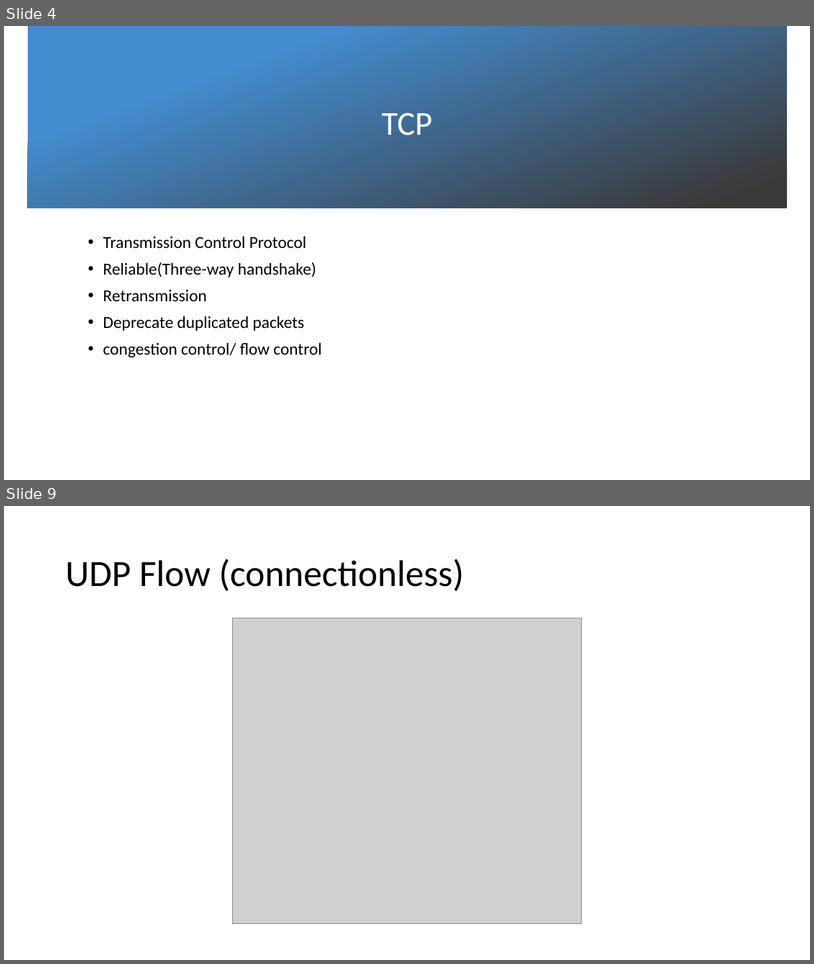
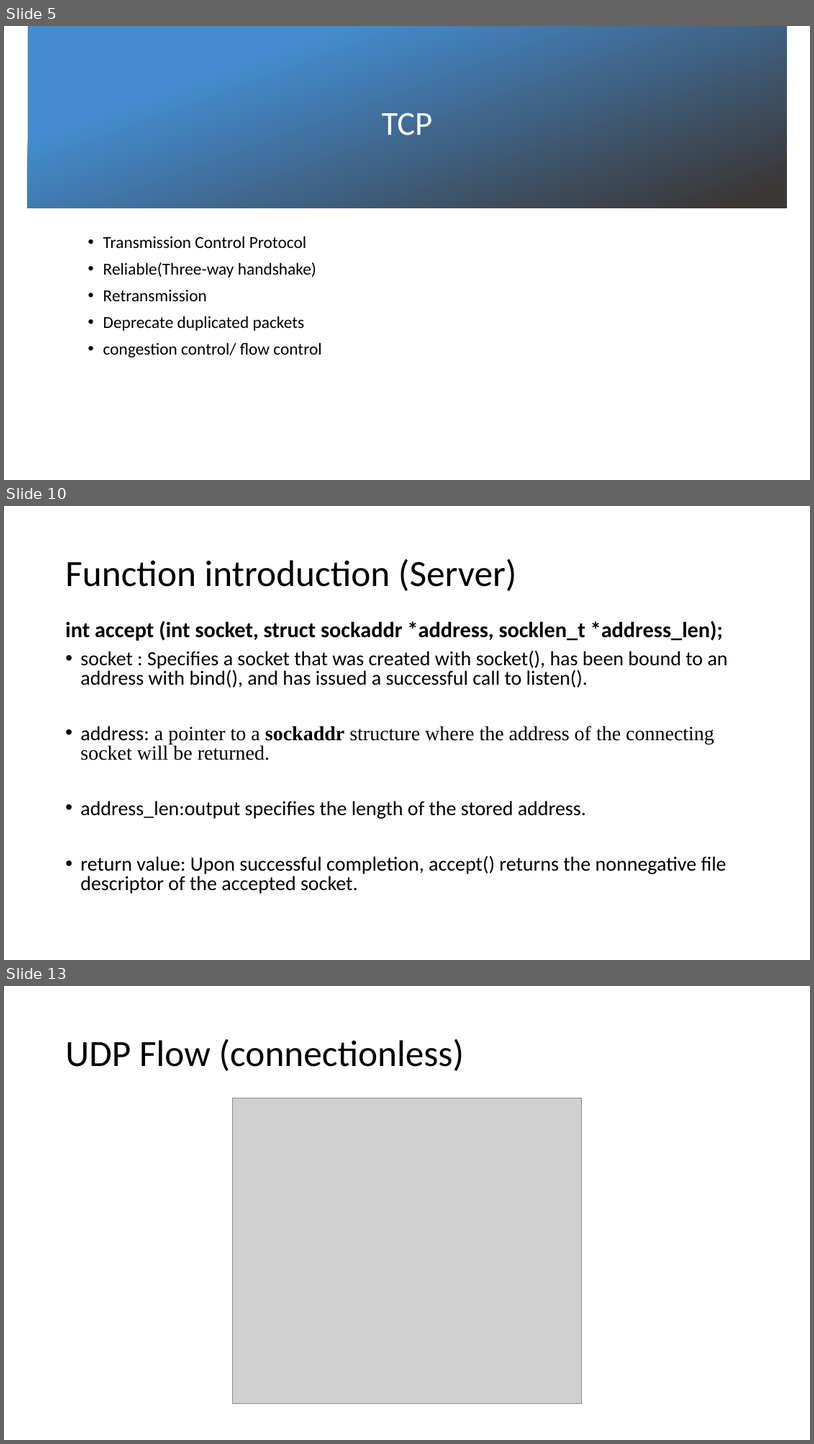
Before and after one commit to hfchen2132131/Network_lab, a slide deck: lab1/Lab 1 Introduction.pptx. Shown one above the other, each under a label of ours: slides 4 and 9 before the commit, slides 5, 10 and 13 after it; the slides between them are not shown. The pictures are 814x964 and 814x1444 pixels, drawn with LibreOffice and Linux fonts; fonts in the diff are those of the drawing; grey boxes stand for pictures; background and template pictures are left out. Boxes give left, top, right and bottom in pixels: in the first picture for what was removed or moved away, otherwise in the second. Text is boxed around its words. In the diff, an @@ line names an element or a change of style, - is before the commit and + after.

```diff
--- a/lab1/Lab 1 Introduction.pptx
+++ b/lab1/Lab 1 Introduction.pptx
@@ slide 10 added at [4,506,810,960], background #FFFFFF @@
@@ title added at [65,559,517,591], 44 pt, text #000000 @@
+Function introduction (Server)
@@ text added at [65,620,728,893], 24 pt, text #000000 @@
+int accept (int socket, struct sockaddr *address, socklen_t *address_len);
+• socket : Specifies a socket that was created with socket(), has been bound to an address with bind(), and has issued a successful call to listen().
+• address: a pointer to a sockaddr structure where the address of the connecting socket will be returned.
+• address_len:output specifies the length of the stored address.
+• return value: Upon successful completion, accept() returns the nonnegative file descriptor of the accepted socket.
@@ what was slide 4 is now slide 5 @@
@@ what was slide 9 is now slide 13 @@
```
Also in this commit, not shown: 8 slides changed, 6 other slides added, 2 slides removed, 17 other files.
